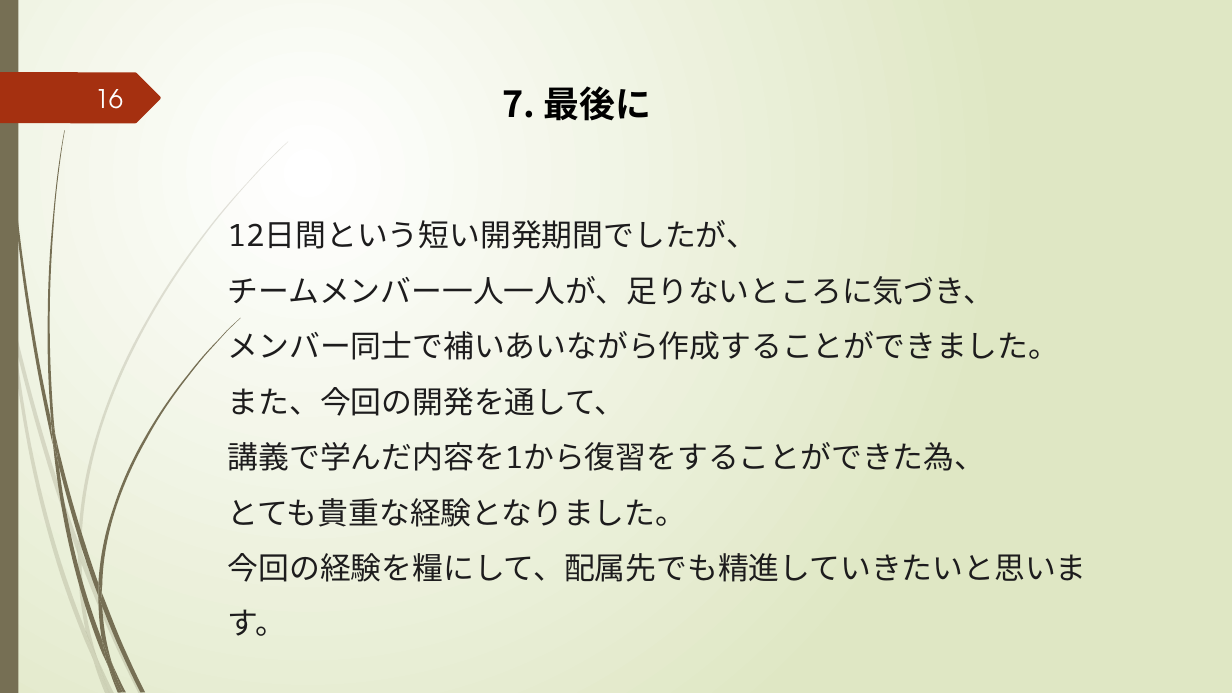
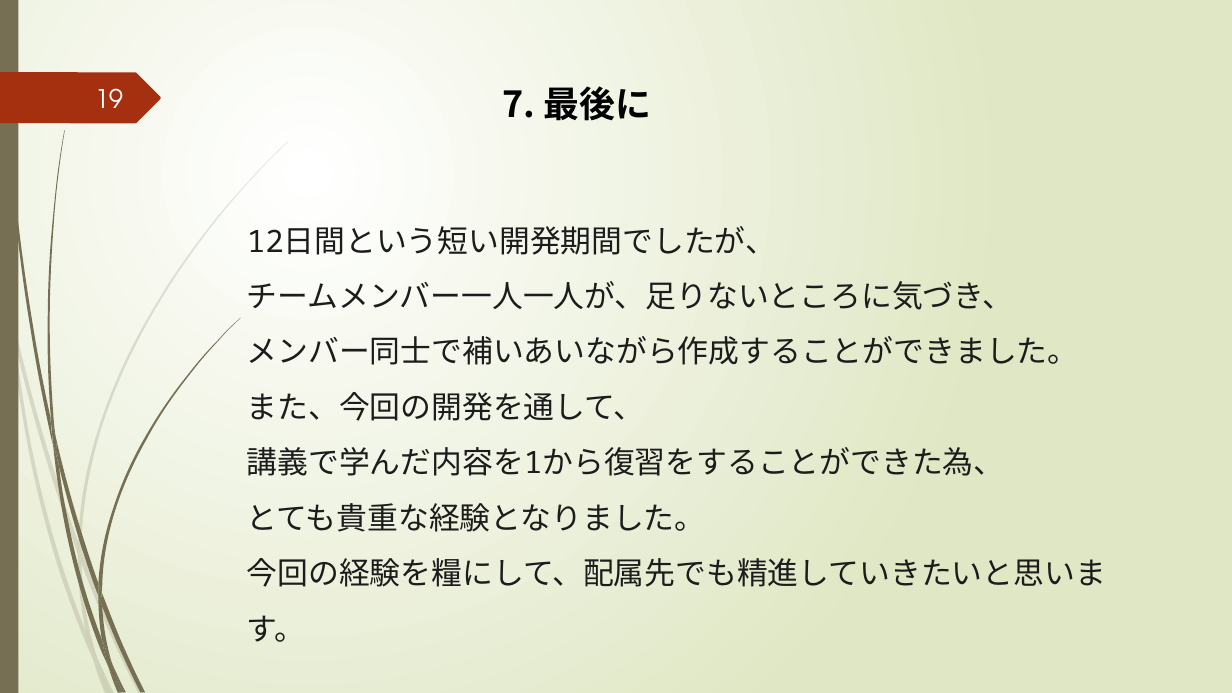
Before and after one commit to k-kuru/team_develop, a slide deck: slide 19 of 05_チーム開発演習_発表会資料/05_チーム開発演習_発表会資料_チーム3.pptx (slide 16 before the commit). Drawn at 1232x693 pixels with LibreOffice and Linux fonts; fonts in the diff are those of the drawing. Boxes give left, top, right and bottom in pixels: in the first picture for what was removed or moved away, otherwise in the second. Text is boxed around its words. In the diff, an @@ line names an element or a change of style, - is before the commit and + after.

```diff
--- a/05_チーム開発演習_発表会資料/05_チーム開発演習_発表会資料_チーム3.pptx
+++ b/05_チーム開発演習_発表会資料/05_チーム開発演習_発表会資料_チーム3.pptx
@@ page number at [95, 88, 123, 108]: text changed @@
-16
+19
@@ text "12日間という短い開発期間でしたが、": place and size @@
-text "12日間という短い開発期間でしたが、" at [228, 220, 1087, 636]
+text "12日間という短い開発期間でしたが、" at [247, 226, 1106, 642]
```
Also in this commit, not shown: 11 other slides changed, 3 slides added, 3 other files.
